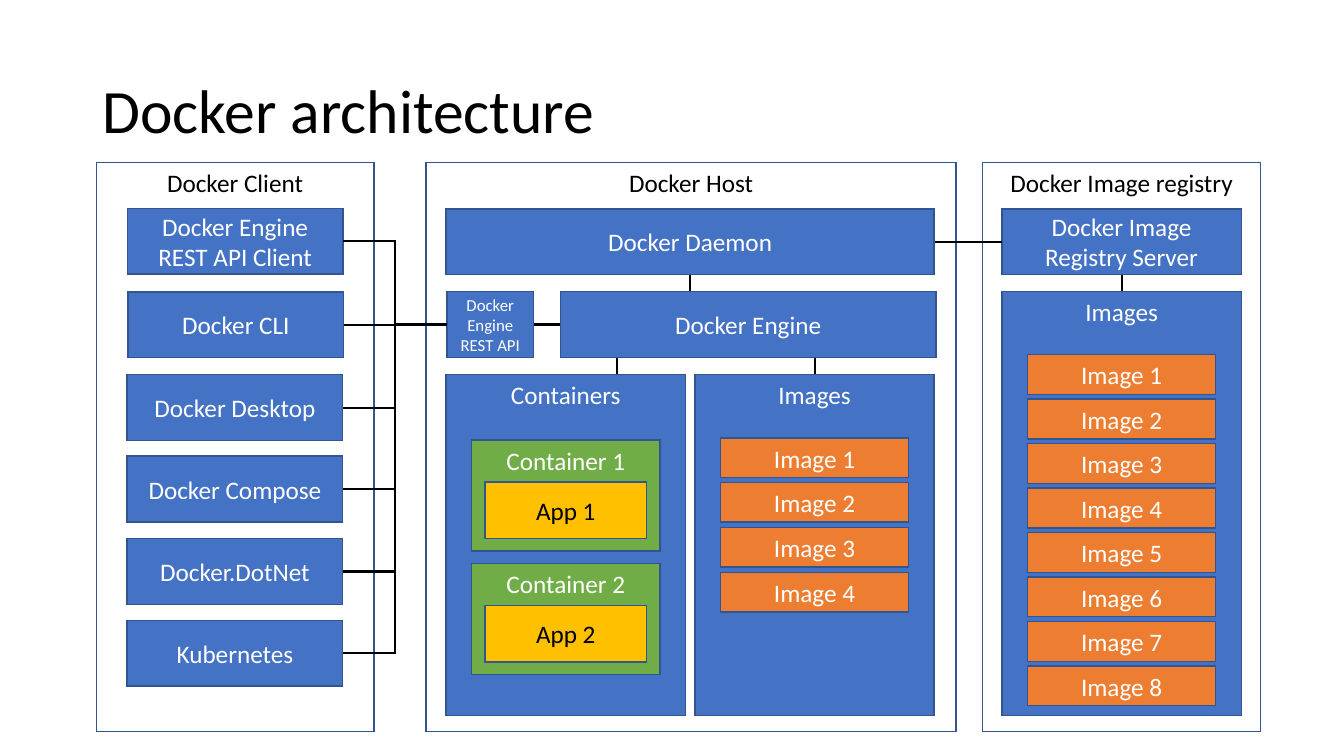
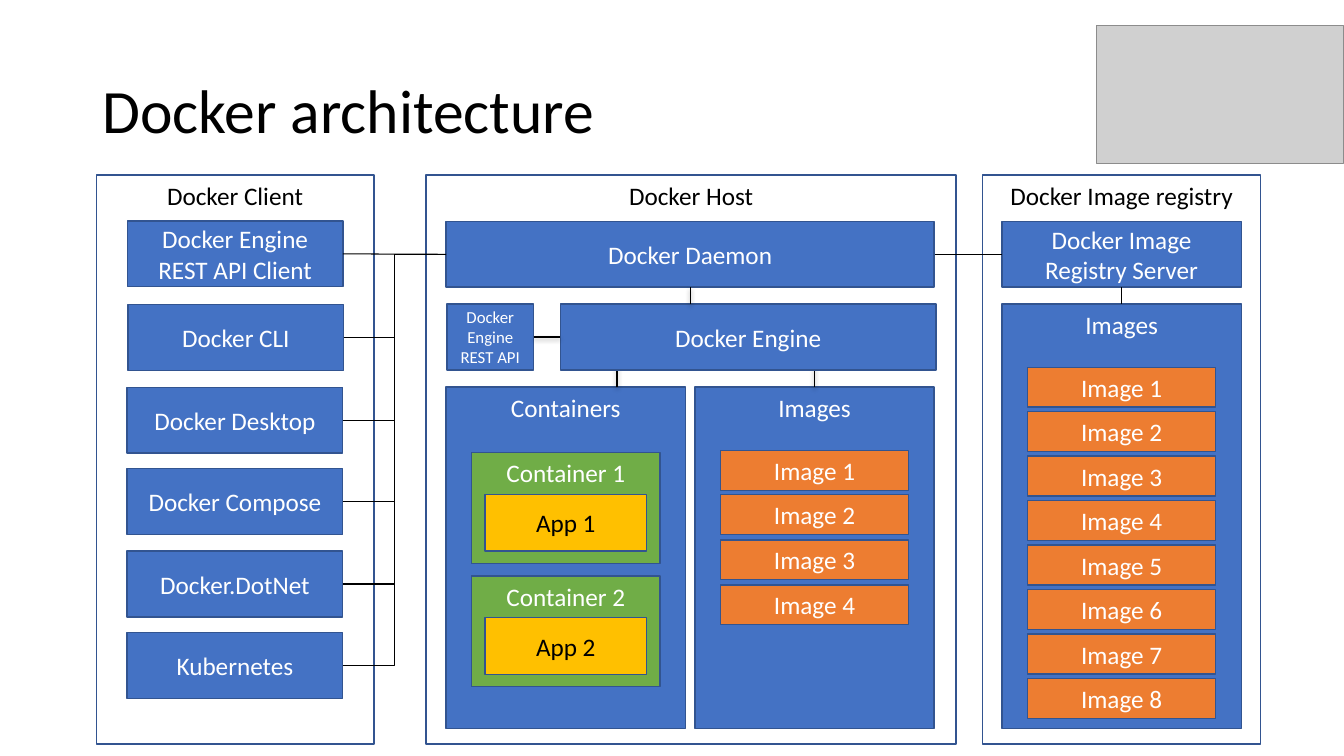
Before and after one commit to aljazsim/docker-masterclass-examples, a slide deck: slide 6 of Docker Masterclass.pptx. Drawn at 1344x756 pixels with LibreOffice and Linux fonts; fonts in the diff are those of the drawing; grey boxes stand for pictures. Boxes give left, top, right and bottom in pixels: in the first picture for what was removed or moved away, otherwise in the second. Text is boxed around its words. In the diff, an @@ line names an element or a change of style, - is before the commit and + after.

Commit message:
Update presentation

```diff
--- a/Docker Masterclass.pptx
+++ b/Docker Masterclass.pptx
@@ picture added at bbox=[1097, 25, 1343, 164] @@
@@ elbow line moved from (343, 653) - (447, 325) to (343, 665) - (447, 254) @@
@@ elbow line (343, 665) - (447, 254): stroke #000000 1.5 pt to #000000 0.75 pt @@
@@ elbow line moved from (343, 572) - (447, 325) to (343, 584) - (447, 254) @@
@@ elbow line (343, 584) - (447, 254): stroke #000000 1.5 pt to #000000 0.75 pt @@
@@ elbow line moved from (343, 489) - (447, 325) to (343, 502) - (447, 254) @@
@@ elbow line (343, 502) - (447, 254): stroke #000000 1.5 pt to #000000 0.75 pt @@
@@ elbow line moved from (343, 407) - (447, 325) to (343, 420) - (447, 254) @@
@@ elbow line (343, 420) - (447, 254): stroke #000000 1.5 pt to #000000 0.75 pt @@
@@ line added from (343, 254) to (447, 254), #000000 0.75 pt @@
@@ 19 rectangles, 1 elbow line: place and size @@
-19 rectangles, 1 elbow line at bbox=[96, 162, 1261, 732]
+19 rectangles, 1 elbow line at bbox=[96, 175, 1261, 745]
@@ elbow line (344, 338) - (447, 254): stroke #000000 1.5 pt to #000000 0.75 pt @@
@@ line (935, 254) - (1002, 254): stroke #000000 1.5 pt to #000000 1 pt @@
@@ 13 rectangles, 6 lines: place and size @@
-13 rectangles, 6 lines at bbox=[127, 209, 1216, 717]
+13 rectangles, 6 lines at bbox=[127, 221, 1216, 729]
@@ line (691, 287) - (691, 304): stroke #000000 1.5 pt to #000000 1 pt @@
@@ line (1122, 287) - (1122, 304): stroke #000000 1.5 pt to #000000 1 pt @@
@@ elbow line removed from (344, 325) to (447, 325) @@
@@ line (533, 337) - (561, 337): stroke #000000 1.5 pt to #000000 1 pt @@
@@ line (617, 387) - (617, 362): stroke #000000 1.5 pt to #000000 1 pt @@
@@ line (815, 362) - (815, 387): stroke #000000 1.5 pt to #000000 1 pt @@
```
Also in this commit, not shown: 54 other slides changed, 4 slides added.
